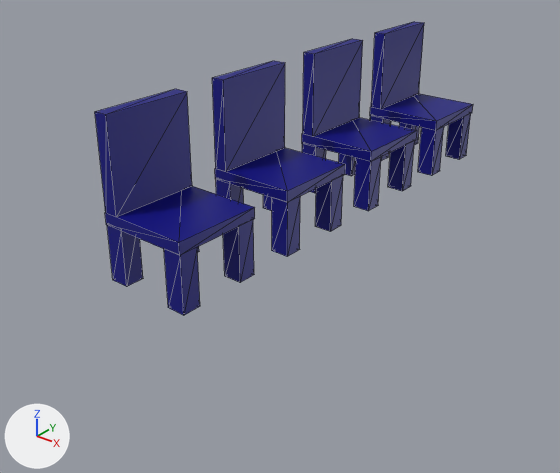
Renders of the glTF model theroom/excersizes/teater/seatrow_blue.gltf from each side of a commit.
One viewpoint serves both versions: a 50 mm camera at (5.89, -8.15, 4.48) aimed at (-0.14, -0.61, -0.2). The lights are fixed; the arrows at lower left show +X, +Y and +Z. Mesh edges are drawn as thin lines. Where no turn or scale is listed for an object, it has been applied to the vertices.

Names of what the first picture shows: '4chair'.
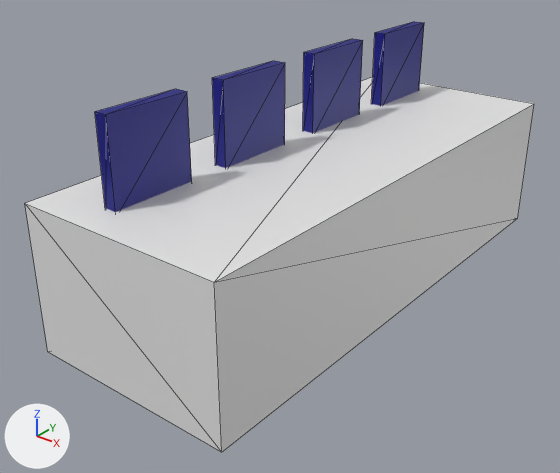
What differs and where, as boxes (x1, y1, x2, y2) in the pictures (560 x 473 px):
'chairs.zone', added: after (25, 77, 534, 452)

The edits, one by one:
Mesh me_cube is new.
It is a box spanning x -1.0..1.0, y -1.0..1.0, z -1.0..1.0.
Object 'chairs.zone' (ob_chairs_zone) is new; it shows me_cube.
Its location is (0.08, 0.04, 0.0).
Its rotation in degrees is (0, -180, 0).
Its scale is (-1.45, -3.71, -1.0).
